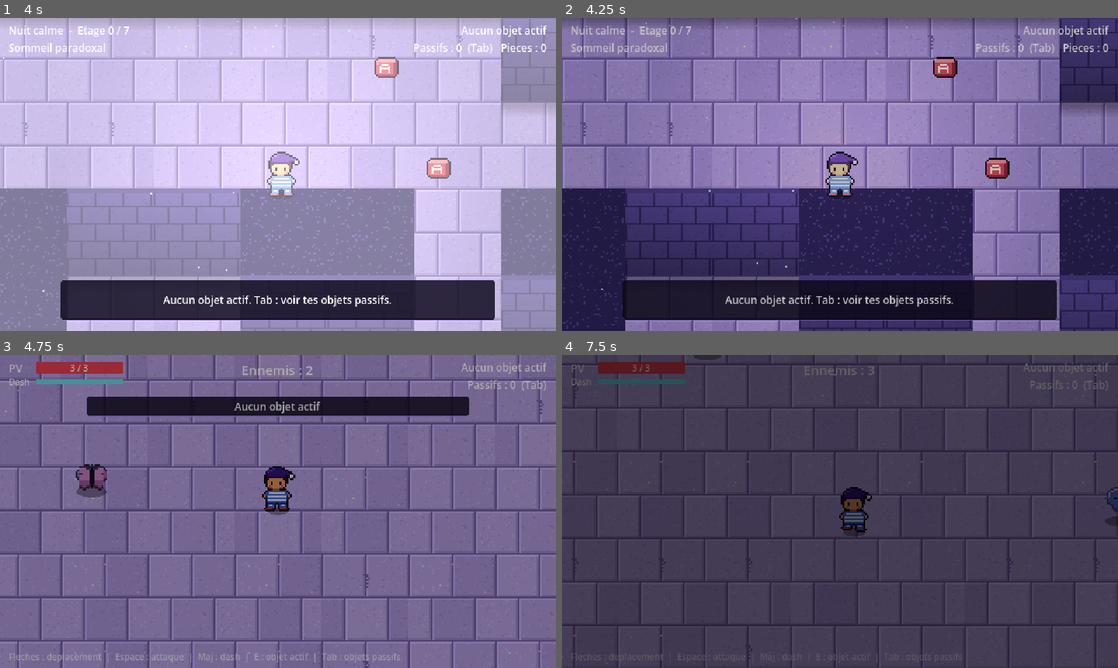
Above: before the commit, frames 1-4 (two rows, left to right).
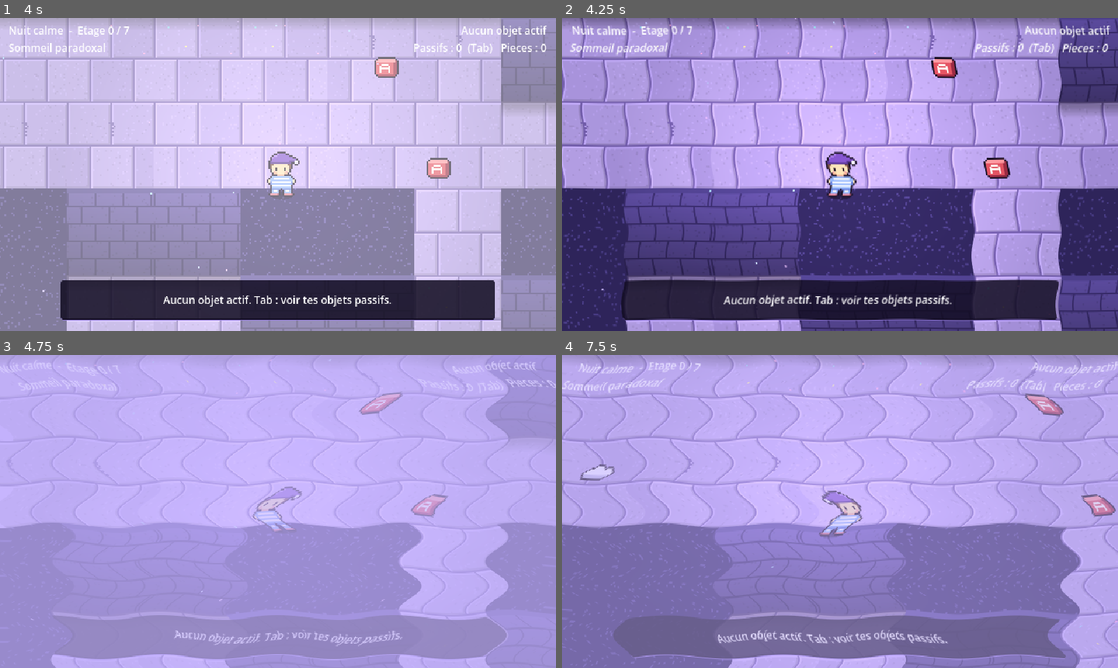
Above: after the commit, the same moments.

Repository: Fairywatch/projet-roguelike
Game: Godot game, scene res://scenes/menu/MainMenu.tscn
The game is run twice, just before and just after one commit, with the same random seed, the same clock (stepped at 60 frames per second) and the same inputs.
Inputs (mouse positions are in pixels of both pictures, inside the frame that each line leads up to):
- Up to frame 1 (4 s): click "Nouvelle nuit" at 0.5 s; click "Nuit calme (8 etages)" at 1.25 s; tap Enter at 2, 2.85 s; move the mouse to (400, 158) at 2.02 s; hold Right (ui_right) 2.03-2.78 s; tap E at 2.1, 3.05, 3.8 s; click (400, 158) at 2.17 s; tap Space (ui_select) at 2.27, 3.02 s; move the mouse to (166, 190) at 2.77 s; hold Down (ui_down) 2.78-3.53 s; click (166, 190) at 2.92 s; move the mouse to (333, 105) at 3.52 s; hold Right (ui_right) from 3.53 s (still down); tap Keypad Enter at 3.6 s; click (333, 105) at 3.67 s
- Up to frame 2 (4.25 s): keep holding Right (ui_right)
- Up to frame 3 (4.75 s): move the mouse to (250, 574) at 4.27 s; release Right (ui_right) at 4.28 s; hold Up (ui_up) from 4.28 s (still down); tap Shift at 4.35 s; click (250, 574) at 4.42 s; tap Space (ui_select) at 4.52 s; tap E at 4.55 s
- Up to frame 4 (7.5 s): move the mouse to (1006, 558) at 5.02 s; release Up (ui_up) at 5.03 s; hold Left (ui_left) 5.03-6.53 s; tap E at 5.1, 6.05, 6.6 s; click (1006, 558) at 5.17 s; tap Space (ui_select) at 5.27, 6.02 s; tap Escape (ui_cancel) at 5.65 s; move the mouse to (673, 464) at 5.77 s; tap Tab at 5.85 s; click (673, 464) at 5.92 s; move the mouse to (867, 511) at 6.52 s; hold Down (ui_down) 6.53-7.28 s; click (867, 511) at 6.67 s; move the mouse to (756, 433) at 7.27 s; hold Right (ui_right) from 7.28 s (still down); tap Enter at 7.35 s; click (756, 433) at 7.42 s

Frame 1 is identical in both runs. In frame 2, 81% of the frame differs, in the area x 0-100%, y 0-100%; in frame 3, 100%; in frame 4, 100%.

Commit message:
Punish fleeing fights, keep active charges, add per-family transitions
- Quitting the game mid-fight now counts as a death on the next launch
  (the arena flags the run as in combat and saves right away).
- An active item put back on the ground keeps its remaining charges, so
  swapping it back no longer refills them.
- Entering a fight uses a soft wavy transition on paradoxal floors and a
  jerky blackout on deep-sleep floors (plain fade if flashes are off).
- tests/test_scenes.gd loads every playable scene with test save files;
  running scenes directly would touch the player's real save.

Co-Authored-By: Claude Opus 5.5 <noreply@anthropic.com>

Diff:
--- /dev/null
+++ b/assets/shaders/dream_wave.gdshader
@@ -0,0 +1,14 @@
+shader_type canvas_item;
+
+// Transition douce du sommeil paradoxal : l'ecran ondule puis se fond dans une teinte de reve.
+uniform sampler2D screen_tex : hint_screen_texture, filter_nearest;
+uniform float progress : hint_range(0.0, 1.0) = 0.0;
+uniform vec4 tint : source_color = vec4(0.78, 0.72, 1.0, 1.0);
+
+void fragment() {
+	vec2 uv = SCREEN_UV;
+	uv.x += sin(uv.y * 40.0 + TIME * 8.0) * 0.025 * progress;
+	uv.y += cos(uv.x * 30.0 + TIME * 6.0) * 0.01 * progress;
+	vec4 c = texture(screen_tex, uv);
+	COLOR = vec4(mix(c.rgb, tint.rgb, progress * progress), 1.0);
+}
--- a/autoload/game_state.gd
+++ b/autoload/game_state.gd
@@ -27,7 +27,7 @@
 const SAVED_FIELDS := [
 	"floor_index", "floor_data_by_index", "negative_dive_available", "return_position",
 	"run_started", "passive_items", "active_item_id", "active_charges", "next_fight_bonus_hp",
-	"pending_ground_item", "tower_index", "speedrun", "time_left", "run_time",
+	"pending_ground_item", "tower_index", "speedrun", "time_left", "run_time", "in_combat",
 ]
 const META_FIELDS := ["coins", "unlocked_towers", "start_bag", "shop_offers", "best_times"]
 
@@ -39,6 +39,8 @@
 
 var tower_index: int = 0
 var speedrun: bool = false
+# Vrai pendant un combat : si le jeu redemarre avec ce drapeau, on a fui le combat en quittant.
+var in_combat: bool = false
 var time_left: float = 0.0
 var run_time: float = 0.0
 var floor_index: int = 0
@@ -88,6 +90,27 @@
 func load_run() -> void:
 	_load_fields(save_path, SAVED_FIELDS)
 	_recompute_mods()
+	if in_combat:
+		apply_combat_death()
+		menu_message = "Tu as fui un combat... le reve te rattrape. " + menu_message
+
+func start_combat() -> void:
+	if not run_started:  # scene d'arene lancee seule (F6 dans l'editeur) : rien a proteger
+		return
+	in_combat = true
+	save_run()
+
+func end_combat() -> void:
+	in_combat = false
+
+# Mort en combat : recul classique, ou perte du passage vers les profondeurs.
+func apply_combat_death() -> void:
+	in_combat = false
+	guardian_fight = false
+	if floor_index < 0:
+		apply_negative_death()
+	else:
+		apply_death_setback()
 
 func _save_fields(path: String, fields: Array) -> void:
 	var data := {"version": SAVE_VERSION}
@@ -310,13 +333,14 @@
 
 # Prend un objet. Passif : s'ajoute aux autres. Actif : un seul a la fois, on renvoie
 # l'ancien actif ("" si aucun) pour le laisser au sol.
-func take_item(id: String) -> String:
+# charges : celles de l'actif ramasse (-1 = objet neuf, charges pleines).
+func take_item(id: String, charges: int = -1) -> String:
 	if not Items.is_active(id):
 		add_passive_item(id)
 		return ""
 	var old := active_item_id
 	active_item_id = id
-	active_charges = ACTIVE_MAX_CHARGES
+	active_charges = ACTIVE_MAX_CHARGES if charges < 0 else charges
 	return old
 
 # Chaque combat gagne rend une charge a l'objet actif (facon Isaac).
--- a/scripts/combat/combat_arena.gd
+++ b/scripts/combat/combat_arena.gd
@@ -57,6 +57,7 @@
 	add_child(ambient)
 	player.add_child(DreamTheme.make_ambient_particles(floor_meta["family"]))
 
+	GameState.start_combat()
 	var scenes := _pick_mob_scenes()
 	is_boss_fight = GameState.guardian_fight or scenes == [NEGATIVE_FLOOR_MOB]
 	Sound.music("boss" if is_boss_fight else "combat")
@@ -126,6 +127,7 @@
 
 func _unhandled_input(event: InputEvent) -> void:
 	if event.is_action_pressed("ui_cancel"):
+		GameState.end_combat()
 		GameState.guardian_fight = false
 		SceneTransition.change_scene(GameState.return_map_path)
 
@@ -146,6 +148,7 @@
 		item_message_label.visible = false
 
 func _on_victory() -> void:
+	GameState.end_combat()
 	Sound.play("victory")
 	combat_over = true
 	player.invincible = true
@@ -190,11 +193,7 @@
 
 func _on_player_died() -> void:
 	combat_over = true
-	GameState.guardian_fight = false
 	mob_label.text = "Vaincu..."
 	await get_tree().create_timer(1.0).timeout
-	if GameState.floor_index < 0:
-		GameState.apply_negative_death()
-	else:
-		GameState.apply_death_setback()
+	GameState.apply_combat_death()
 	SceneTransition.change_scene(GameState.MENU_PATH)
--- a/scripts/exploration/floor_exit.gd
+++ b/scripts/exploration/floor_exit.gd
@@ -29,4 +29,4 @@
 	GameState.start_guardian_fight(force_descend or GameState.floor_index < 0)
 	# Fuite du combat (debug) : retour au debut de l'etage plutot que sur le portail.
 	GameState.return_position = Vector2.ZERO
-	SceneTransition.change_scene("res://scenes/combat/CombatArena.tscn")
+	SceneTransition.change_scene("res://scenes/combat/CombatArena.tscn", SceneTransition.style_for_family(GameState.current_floor()["family"]))
--- a/scripts/exploration/map.gd
+++ b/scripts/exploration/map.gd
@@ -201,11 +201,12 @@
 func _spawn_pickup(entry: Dictionary) -> void:
 	var pickup := ItemPickup.new()
 	pickup.item_id = entry["id"]
+	pickup.charges = entry.get("charges", -1)
 	pickup.position = entry["pos"]
-	pickup.taken.connect(func(_p, taken_id, old_id): _on_ground_item_taken(entry, taken_id, old_id))
+	pickup.taken.connect(func(p, taken_id, old_id): _on_ground_item_taken(entry, taken_id, old_id, p.charges))
 	generated_root.add_child(pickup)
 
-func _on_ground_item_taken(entry: Dictionary, taken_id: String, old_id: String) -> void:
+func _on_ground_item_taken(entry: Dictionary, taken_id: String, old_id: String, old_charges: int) -> void:
 	Sound.play("pickup")
 	var item := Items.find(taken_id)
 	var text := "Tu prends %s (%s)" % [item["name"], item["desc"]]
@@ -213,6 +214,7 @@
 		GameState.current_floor()["ground_items"].erase(entry)
 	else:
 		entry["id"] = old_id
+		entry["charges"] = old_charges
 		text += " et laisses %s au sol" % Items.find(old_id)["name"]
 	_show_message(text + ".")
 
@@ -335,4 +337,4 @@
 		tween.tween_interval(0.3)
 	await tween.finished
 	GameState.return_position = player.global_position
-	SceneTransition.change_scene("res://scenes/combat/CombatArena.tscn")
+	SceneTransition.change_scene("res://scenes/combat/CombatArena.tscn", SceneTransition.style_for_family(GameState.current_floor()["family"]))
--- a/scripts/items/item_pickup.gd
+++ b/scripts/items/item_pickup.gd
@@ -11,6 +11,7 @@
 const RADIUS := 36.0
 
 var item_id := ""
+var charges := -1  # actif deja entame (repose au sol) ; -1 = neuf
 var player_near := false
 var icon := Sprite2D.new()
 var label := Label.new()
@@ -66,7 +67,9 @@
 		return
 	get_viewport().set_input_as_handled()
 	var taken_id := item_id
-	var old := GameState.take_item(item_id)
+	var old_charges := GameState.active_charges
+	var old := GameState.take_item(item_id, charges)
+	charges = old_charges
 	Fx.puff(get_parent(), global_position, Color(0.8, 0.85, 1), 12)
 	taken.emit(self, taken_id, old)
 	if old == "":
--- a/scripts/transitions/scene_transition.gd
+++ b/scripts/transitions/scene_transition.gd
@@ -1,12 +1,71 @@
 extends CanvasLayer
+
+# Transitions entre scenes. Style selon le type d'etage (GDD section 4) :
+#   SOFT   : sommeil paradoxal, l'ecran ondule et se fond dans une teinte de reve ;
+#   BRUTAL : sommeil profond, noir saccade (fondu simple si les flashs sont desactives) ;
+#   DEFAULT: fondu au noir.
+
+enum Style { DEFAULT, SOFT, BRUTAL }
+
+const WaveShader := preload("res://assets/shaders/dream_wave.gdshader")
 
 @onready var overlay: ColorRect = $Overlay
 
-func change_scene(path: String) -> void:
+var wave := ColorRect.new()
+
+func _ready() -> void:
+	wave.set_anchors_preset(Control.PRESET_FULL_RECT)
+	wave.mouse_filter = Control.MOUSE_FILTER_IGNORE
+	wave.material = ShaderMaterial.new()
+	wave.material.shader = WaveShader
+	wave.visible = false
+	add_child(wave)
+
+# Style selon la famille de l'etage courant.
+static func style_for_family(family: int) -> Style:
+	return Style.SOFT if family == FloorGenerator.Family.PARADOXAL else Style.BRUTAL
+
+func change_scene(path: String, style: Style = Style.DEFAULT) -> void:
+	if style == Style.BRUTAL and not Settings.enabled("flashes"):
+		style = Style.DEFAULT
+	match style:
+		Style.SOFT:
+			await _soft(path)
+		Style.BRUTAL:
+			await _brutal(path)
+		_:
+			await _fade(path)
+
+func _fade(path: String) -> void:
 	var tween_out := create_tween()
 	tween_out.tween_property(overlay, "modulate:a", 1.0, 0.35)
 	await tween_out.finished
+	await _switch(path)
+	var tween_in := create_tween()
+	tween_in.tween_property(overlay, "modulate:a", 0.0, 0.35)
+
+func _soft(path: String) -> void:
+	var material: ShaderMaterial = wave.material
+	wave.visible = true
+	var tween_out := create_tween()
+	tween_out.tween_method(func(v: float): material.set_shader_parameter("progress", v), 0.0, 1.0, 0.7)
+	await tween_out.finished
+	await _switch(path)
+	var tween_in := create_tween()
+	tween_in.tween_method(func(v: float): material.set_shader_parameter("progress", v), 1.0, 0.0, 0.5)
+	await tween_in.finished
+	wave.visible = false
+
+func _brutal(path: String) -> void:
+	var tween_out := create_tween()
+	for a in [1.0, 0.2, 1.0, 0.5, 1.0]:
+		tween_out.tween_property(overlay, "modulate:a", a, 0.05)
+	await tween_out.finished
+	await _switch(path)
+	var tween_in := create_tween()
+	tween_in.tween_interval(0.1)
+	tween_in.tween_property(overlay, "modulate:a", 0.0, 0.15)
+
+func _switch(path: String) -> void:
 	get_tree().change_scene_to_file(path)
 	await get_tree().process_frame
-	var tween_in := create_tween()
-	tween_in.tween_property(overlay, "modulate:a", 0.0, 0.35)
--- a/tests/test_difficulty.gd
+++ b/tests/test_difficulty.gd
@@ -172,6 +172,22 @@
 	gs.complete_tower()
 	assert(is_equal_approx(gs.best_times[Towers.LIST[0]["id"]], 42.0) and gs.menu_message.contains("0:42"))
 
+	# Quitter le jeu en plein combat compte comme une mort au redemarrage.
+	gs.new_run(0)
+	gs.floor_index = 7
+	gs.take_item("plume_de_reve")
+	gs.start_combat()
+	gs.new_run(0)
+	gs.load_run()
+	assert(gs.floor_index == 2 and gs.passive_count() == 0 and not gs.in_combat)
+	assert(gs.menu_message.begins_with("Tu as fui un combat"))
+	# Un actif repose au sol garde ses charges : pas de recharge gratuite en le reprenant.
+	gs.take_item("oreiller_volant")
+	gs.active_charges = 1
+	assert(gs.take_item("mouchoir_usage", 2) == "oreiller_volant" and gs.active_charges == 2)
+	gs.take_item("oreiller_volant", 1)
+	assert(gs.active_charges == 1)
+
 	# Parametres : une option coupee le reste apres rechargement.
 	var saved: bool = Settings.enabled("screen_shake")
 	Settings.set_option("screen_shake", false)
--- /dev/null
+++ b/tests/test_scenes.gd
@@ -0,0 +1,25 @@
+# Lancer : godot --headless --path . --script res://tests/test_scenes.gd
+# Charge chaque scene jouable quelques frames, avec des fichiers de sauvegarde de test
+# (lancer directement une scene utiliserait la vraie sauvegarde du joueur).
+extends SceneTree
+
+const SCENES := [
+	"res://scenes/menu/MainMenu.tscn",
+	"res://scenes/exploration/Map.tscn",
+	"res://scenes/combat/CombatArena.tscn",
+]
+
+func _initialize() -> void:
+	var gs = root.get_node("GameState")
+	await process_frame
+	gs.save_path = "user://test_run.save"
+	gs.meta_path = "user://test_meta.save"
+	for tower in Towers.LIST.size():
+		gs.new_run(tower)
+		for path in SCENES:
+			change_scene_to_file(path)
+			for i in 30:
+				await process_frame
+			assert(current_scene != null and current_scene.scene_file_path == path)
+	print("test_scenes OK")
+	quit()
Not shown, added: assets/shaders/dream_wave.gdshader.uid
